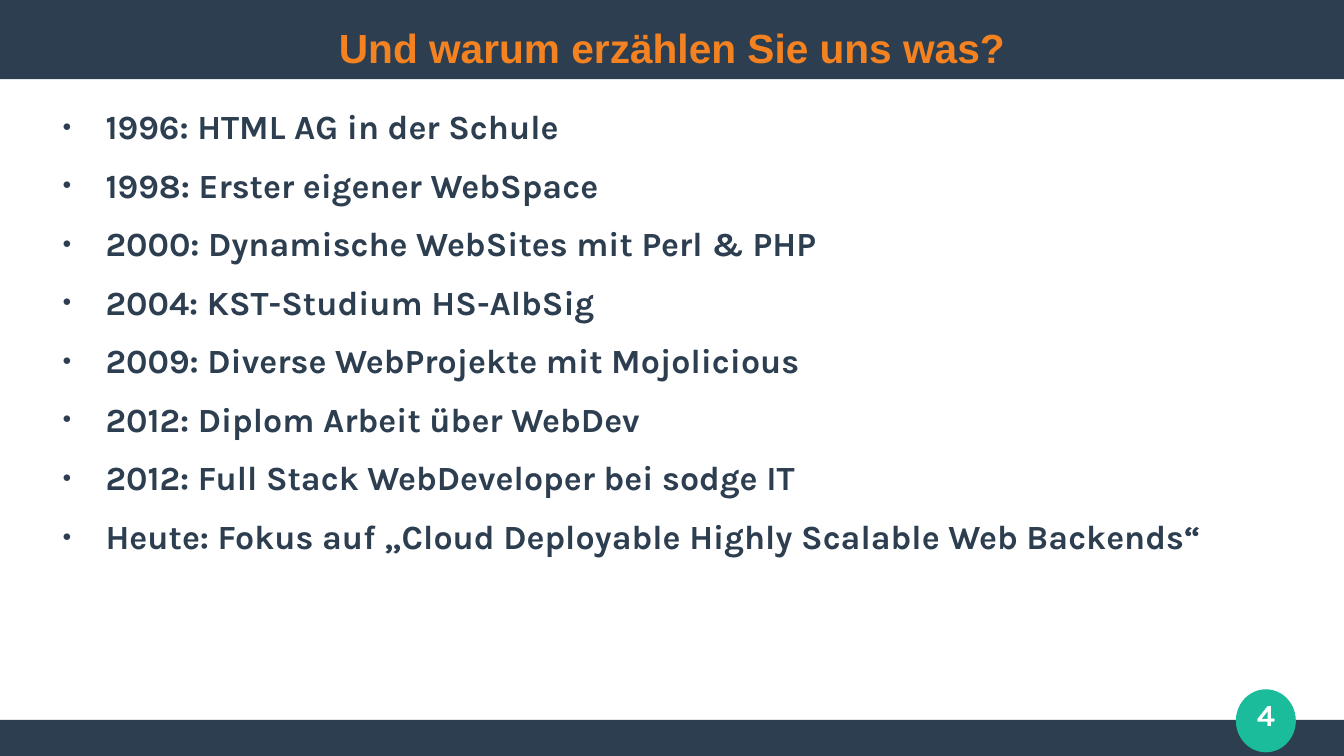
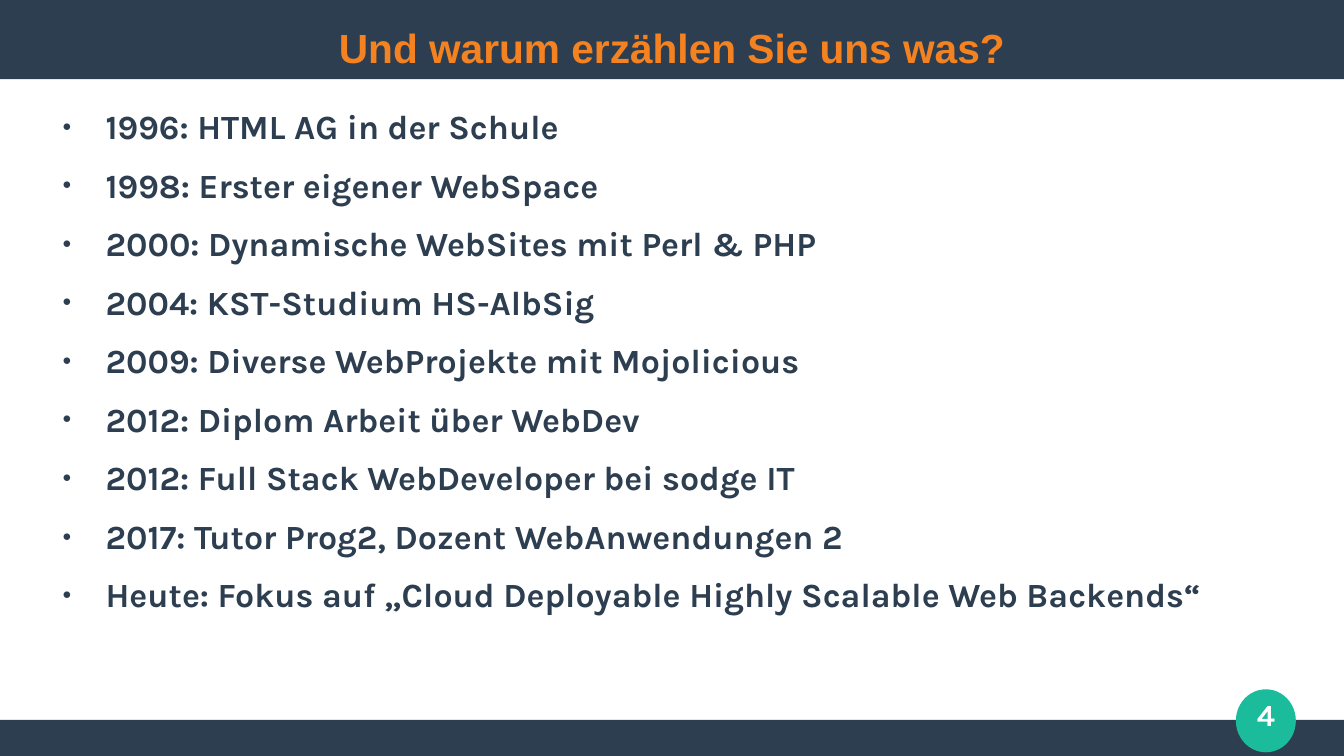
Before and after one commit to ghandmann/HS-AlbSig-WebAnwendungen2, a slide deck: slide 4 of Kapitel/00_Begruessung.odp. Drawn at 1344x756 pixels with LibreOffice and Linux fonts; fonts in the diff are those of the drawing. Boxes give left, top, right and bottom in pixels: in the first picture for what was removed or moved away, otherwise in the second. Text is boxed around its words. In the diff, an @@ line names an element or a change of style, - is before the commit and + after.

```diff
--- a/Kapitel/00_Begruessung.odp
+++ b/Kapitel/00_Begruessung.odp
@@ text at (106, 525, 843, 557): paragraph added @@
+● 2017: Tutor Prog2, Dozent WebAnwendungen 2
```
Also in this commit, not shown: 1 other slide changed.
